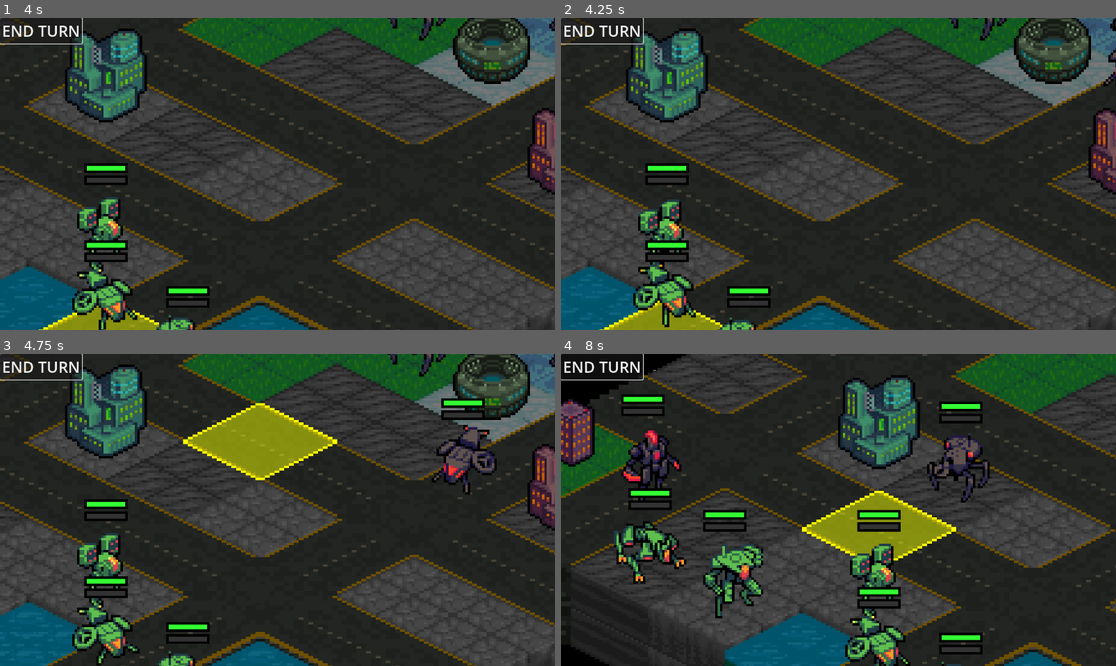
Above: before the commit, frames 1-4 (two rows, left to right).
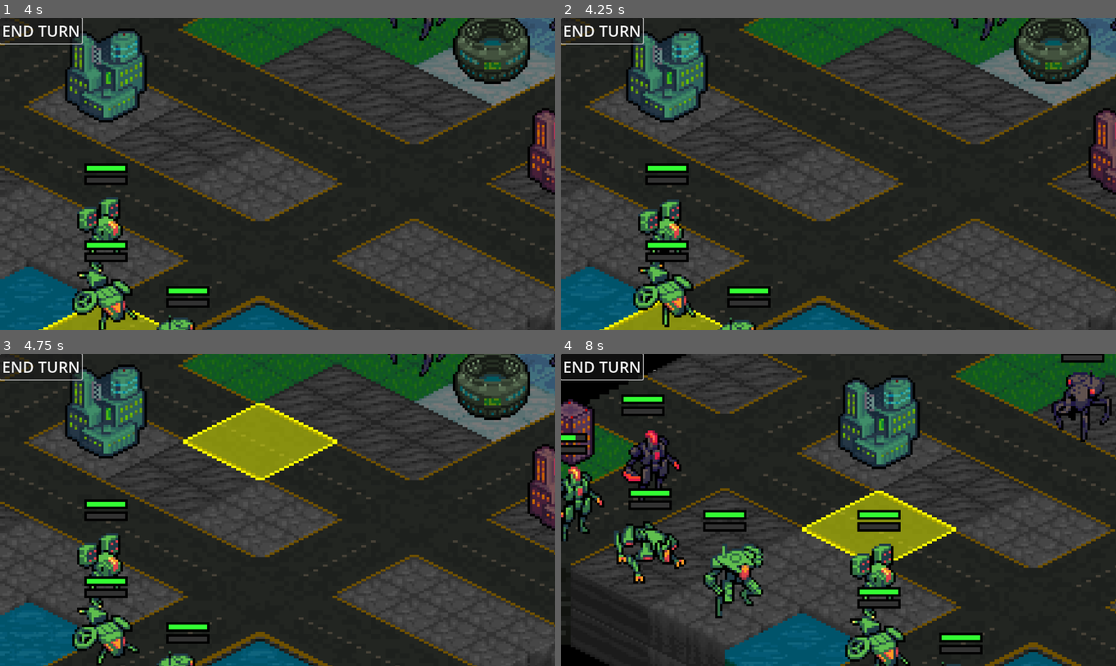
Above: after the commit, the same moments.

Repository: Tekknobot/Terrain
Game: Godot game, scene res://Scenes/Main.tscn
The game is run twice, just before and just after one commit, with the same random seed, the same clock (stepped at 60 frames per second) and the same inputs.
Inputs (mouse positions are in pixels of both pictures, inside the frame that each line leads up to):
- Up to frame 1 (4 s): click "END TURN" at 0.5 s; click "END TURN" at 1.25 s; click "END TURN" at 2 s; move the mouse to (399, 158) at 2.77 s; click (399, 158) at 2.92 s; drag from (166, 189) to (122, 308) at 3.52 s
- Up to frame 2 (4.25 s): no input
- Up to frame 3 (4.75 s): move the mouse to (333, 441) at 4.27 s; click (333, 441) at 4.42 s
- Up to frame 4 (8 s): drag from (810, 572) to (977, 538) at 5.02 s; move the mouse to (1005, 556) at 5.77 s; click (1005, 556) at 5.92 s; drag from (672, 463) to (1038, 525) at 6.52 s; move the mouse to (866, 510) at 7.27 s; click (866, 510) at 7.42 s

Frame 1 is identical in both runs. In frame 2, 0.1% of the frame differs, in the area x 97-100%, y 0-22%; in frame 3, 1.7%; in frame 4, 4.0%, in the area x 0-100%, y 0-60%.

Commit message:
Add water effect.

Diff:
--- a/Scripts/TileMap.gd
+++ b/Scripts/TileMap.gd
@@ -43,6 +43,7 @@
 
 var attack_sound = preload("res://Audio/SFX/attack_default.wav")  # Replace with your actual path
 var beep_sound = preload("res://Audio/SFX/Retro Beeep 06.wav")  # Replace with your actual path
+var splash_sound = preload("res://Audio/SFX/water-splash-199583.mp3")  # Replace with your actual path
 
 var all_units: Array[Node2D]
 var current_unit_index := 0
@@ -489,6 +490,15 @@
 		player.global_position = pos
 		player.play()
 
+func play_splash_sound(pos: Vector2):
+	var player := $AudioStreamPlayer2D
+	if player:
+		player.stop()
+		player.stream = splash_sound
+		player.global_position = pos
+		player.play()
+
+
 var all_player_units: Array[Node2D] = []
 var finished_player_units: Array[Node2D] = []
 
--- a/Scripts/Unit.gd
+++ b/Scripts/Unit.gd
@@ -148,31 +148,47 @@
 				# 🎖 Grant XP if the target died from the damage.
 				if died:
 					gain_xp(50)
-					continue  # Unit is already dead.
+					continue  # Stop further processing for this target.
 
 				# ➡ Push Logic:
-				# Do not push into water.
 				var tile_id = tilemap.get_cell_source_id(0, push_pos)
+				# If the push tile is water, push onto water and apply water damage.
 				if tile_id == water_tile_id:
-					# Skip push logic if destination is water.
-					continue
-
-				# NEW: If the push position is off the tilemap, animate the unit being pushed off.
-				if not tilemap.is_within_bounds(push_pos):
 					var target_pos = tilemap.to_global(tilemap.map_to_local(push_pos)) + Vector2(0, Y_OFFSET)
 					var push_speed = 150.0  # Adjust push speed as desired.
-					# Animate the unit moving toward the off-map target.
+					# Animate the unit moving toward the water tile.
 					while unit.global_position.distance_to(target_pos) > 1.0:
 						var delta = get_process_delta_time()
 						unit.global_position = unit.global_position.move_toward(target_pos, push_speed * delta)
 						await get_tree().process_frame
-					# Optionally wait a short time to let the animation complete.
+					unit.global_position = target_pos
+					unit.tile_pos = push_pos  # Update the unit's tile position
+
+					# Spawn a splash effect at the target position.
+					tilemap.play_splash_sound(target_pos)
+
+					# Flash the unit blue.
+					var unit_sprite = unit.get_node("AnimatedSprite2D")
+					if unit_sprite:
+						unit_sprite.modulate = Color(0, 0, 0.8, 1)  # Blue
+						await get_tree().create_timer(0.2).timeout
+						unit_sprite.modulate = Color(1, 1, 1, 1)  # Reset to normal
+
+					# Apply water damage.
+					var water_damage = 25  # Adjust water damage as needed.
+					died = unit.take_damage(water_damage)
+					if not died:
+						unit.shake()
+
+					# Optionally wait a short time to let the effect play.
 					await get_tree().create_timer(0.2).timeout
-					unit.die()
+
+					# Update the AStar grid after changes.
+					tilemap.update_astar_grid()
 					continue
 
 
-				# If push position is within bounds, perform push animation.
+				# If push position is within bounds and not water, perform normal push animation.
 				if tilemap.is_within_bounds(push_pos):
 					var target_pos = tilemap.to_global(tilemap.map_to_local(push_pos)) + Vector2(0, Y_OFFSET)
 					var push_speed = 150.0  # Adjust push speed as desired.
@@ -183,26 +199,21 @@
 					unit.global_position = target_pos
 					unit.tile_pos = push_pos  # Update the pushed unit's tile position.
 
-					# After the push animation, check for occupancy by another entity.
-					# We ignore the pushed unit itself.
+					# After push, check for occupancy.
 					if tilemap.is_tile_occupied(push_pos):
 						var occupants = get_occupants_at(push_pos, unit)
 						if occupants.size() > 0:
 							for occ in occupants:
-								# If the occupant is a structure.
 								if occ.is_in_group("Structures"):
 									var occ_sprite = occ.get_node("AnimatedSprite2D")
 									if occ_sprite:
 										occ_sprite.play("demolished")
 										occ_sprite.get_parent().modulate = Color(1, 1, 1, 1)
-								# If the occupant is another unit.
 								elif occ.is_in_group("Units"):
 									await get_tree().create_timer(0.2).timeout
-									occ.take_damage(damage)  # Adjust damage as needed.
+									occ.take_damage(damage)
 									occ.shake()
-							# In either case, the pushed unit dies.
 							unit.die()
-					# Update the AStar grid after any changes.
 					tilemap.update_astar_grid()
 
 # Helper function to retrieve the occupant (unit or structure) at a given tile.
Not shown, added: Audio/SFX/water-splash-199583.mp3.import
Not shown, added: Audio/SFX/water-splash-199583.mp3
